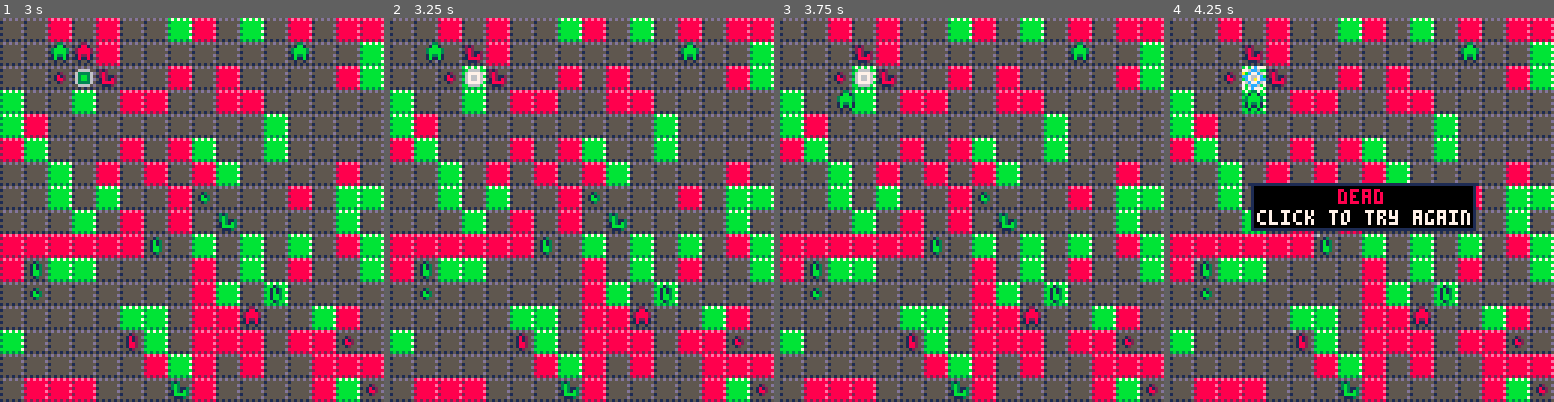
Above: before the commit, frames 1-4 (left to right).
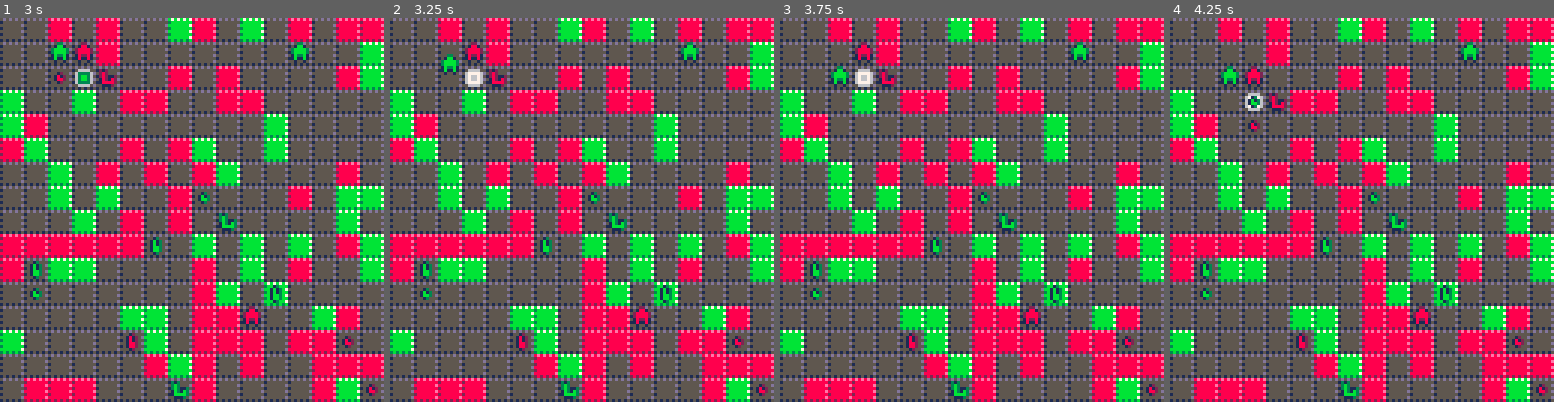
Above: after the commit, the same moments.

Repository: jcwilk/dv_prototype
Game: PICO-8 cartridge divproto.p8
Same seed, same stepped clock (60 frames per second), same inputs: the game is played once before the commit and once after it.
Inputs (mouse positions are in pixels of both pictures, inside the frame that each line leads up to):
- Up to frame 1 (3 s): click (280, 121) at 0.67 s; tap O (Z key) at 0.7, 1.7, 2.1, 2.5, 2.9 s; click (46, 267) at 1.22 s; hold Right 1.6-2.1 s; click (107, 114) at 1.77 s; hold Up 2.15-2.42 s; click (172, 259) at 2.32 s; hold Right from 2.47 s (still down); click (234, 106) at 2.87 s
- Up to frame 2 (3.25 s): release Right at 3.03 s; hold Left from 3.08 s (still down)
- Up to frame 3 (3.75 s): tap O (Z key) at 3.3, 3.7 s; click (1075, 256) at 3.42 s; release Left at 3.58 s; hold Down from 3.63 s (still down)
- Up to frame 4 (4.25 s): release Down at 3.97 s; click (1231, 102) at 3.97 s; hold Right from 4.02 s (still down); tap O (Z key) at 4.1 s

Frame 1 is identical in both runs. In frame 2, 0.8% of the frame differs, in the area x 9-25%, y 6-19%; in frame 3, 0.7%; in frame 4, 8.6%, in the area x 6-80%, y 7-83%.

Commit message:
Make only mobs spawn when you drop color
Also make it target the smallest nearby mob first to maximize the
chances of escaping from being surrounded

Diff:
--- a/divproto.p8
+++ b/divproto.p8
@@ -500,15 +500,16 @@
 
  if tile.col == 0 then
   sfx(1)
-  tile.col = player.col
-  tile.count = player.count
-  if tile.count > 1 then
-   tile.emit(20/tile.count,tile.col)
-  end
-  player.col = 0
-  player.disable_emitter()
-  spawn_around(player.x,player.y,tile.col,tile.count)
-  player.count=1
+
+  spawn_around(player.x,player.y,player.col,1)
+
+  player.count-= 1
+  if player.count < 1 then
+   player.count = 1
+   player.col = 0
+   player.disable_emitter()
+ 	end
+
   return
  end
 
@@ -573,7 +574,7 @@
  end
  gmobs=mobs_nearby
  sort(ops_nearby,function(a,b)
-  return a[1].count < b[1].count
+  return a[1].count > b[1].count
  end)
 
  for i=1,#ops_nearby do
